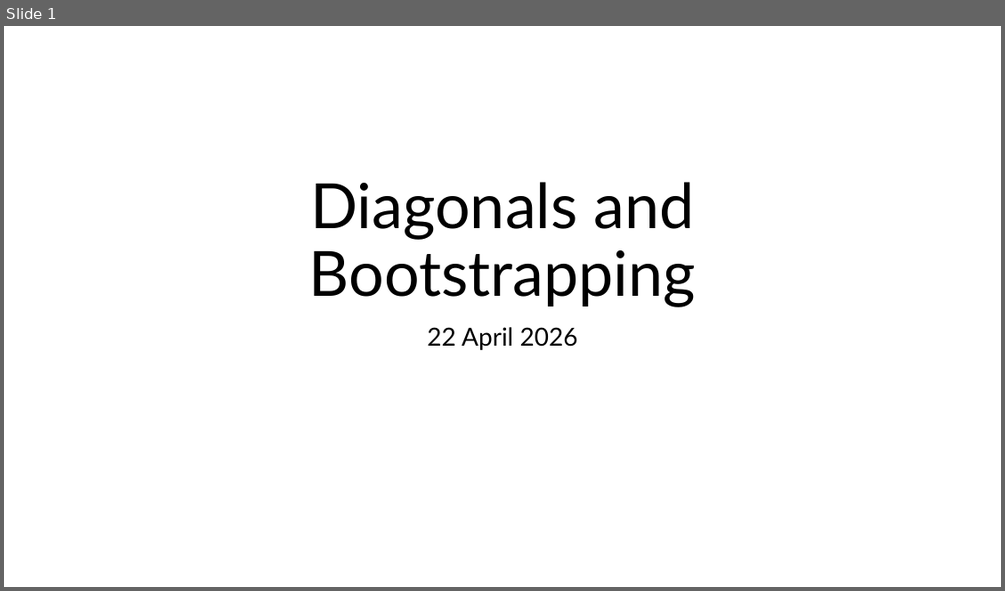
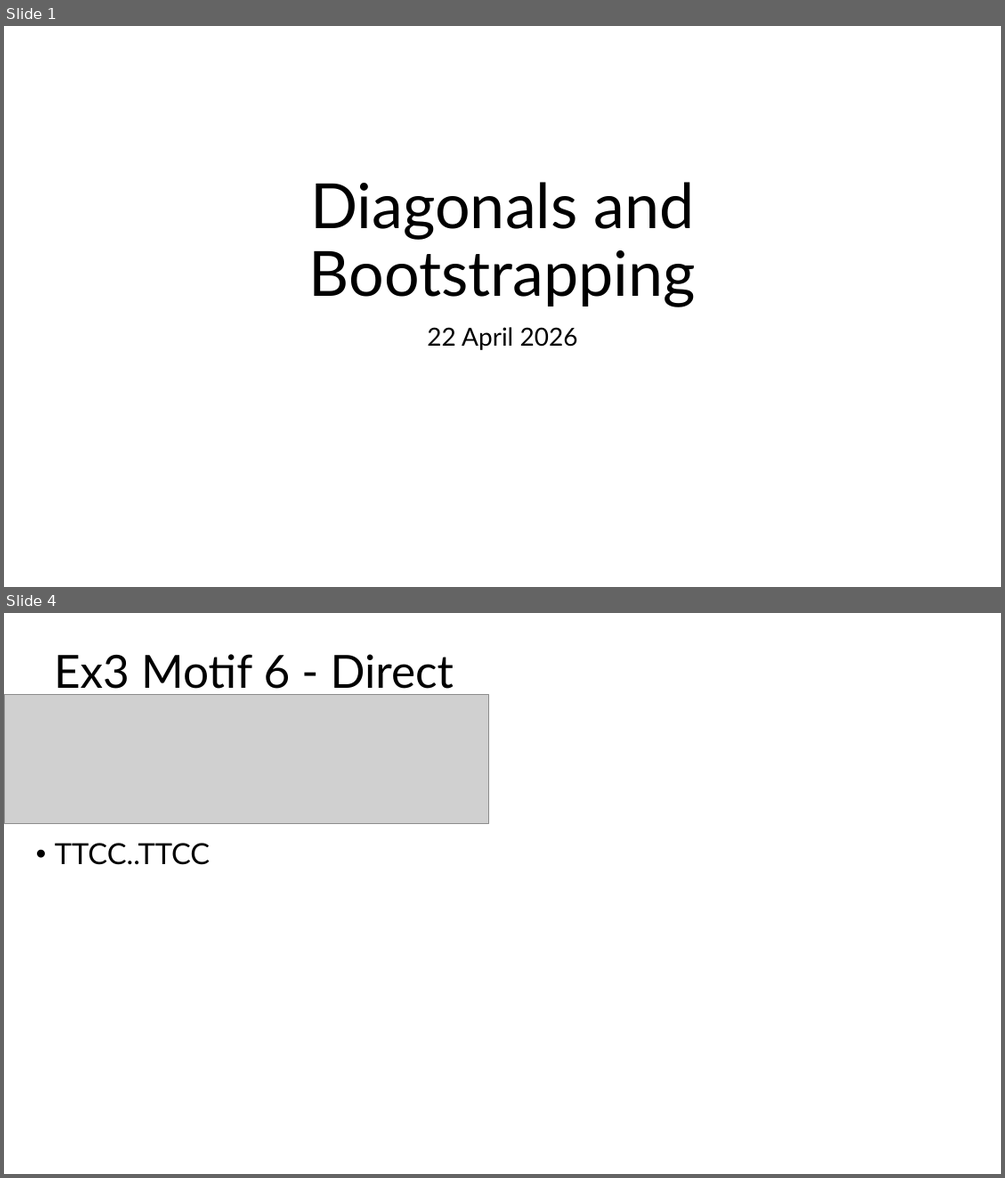
Before and after one commit to eshin21/drippy, a slide deck: Presentations/22April_DiagonalsBootstrapping.pptx. Shown one above the other, each under a label of ours: slide 1 before the commit, slides 1 and 4 after it; the slides between them are not shown. The pictures are 1005x591 and 1005x1178 pixels, drawn with LibreOffice and Linux fonts; fonts in the diff are those of the drawing; grey boxes stand for pictures. Boxes give left, top, right and bottom in pixels: in the first picture for what was removed or moved away, otherwise in the second. Text is boxed around its words. In the diff, an @@ line names an element or a change of style, - is before the commit and + after.

```diff
--- a/Presentations/22April_DiagonalsBootstrapping.pptx
+++ b/Presentations/22April_DiagonalsBootstrapping.pptx
@@ slide 4 added at (4,613,1001,1174), background #FFFFFF @@
@@ title added at (54,654,453,697), 44 pt, text #000000 @@
+Ex3 Motif 6 - Direct
@@ picture added at (4,695,488,824) @@
@@ text added at (55,843,210,865), 28 pt, text #000000 @@
+• TTCC..TTCC
```
Also in this commit, not shown: 1 slide changed, 4 other slides added, 1 other file.
